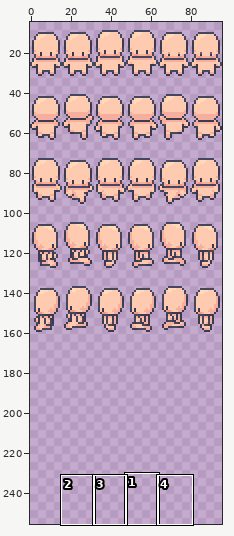
Sprite sheet: assets/characters/body/body_2.png. The first picture is a wide view before the edit; the outline marks the close-up.
Close-up. Before the edit:
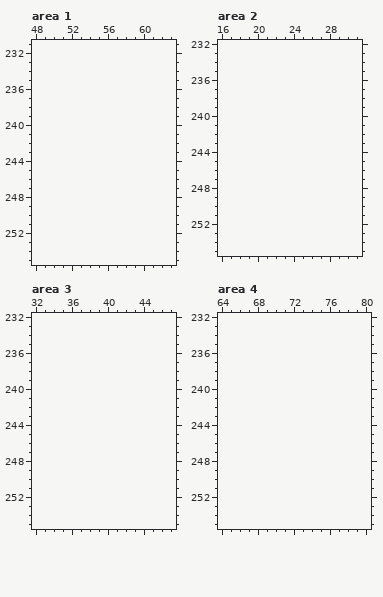
The file is 192x320 pixels, drawn in blocks of 2x2; one block is one cell here. Shown: area 1: x 48..63, y 231..255; area 2: x 16..31, y 232..255; area 3: x 32..47, y 232..255; area 4: x 64..80, y 232..255. The old version is drawn lined up with the new one, on the new canvas. The wide view leaves out empty margins. The commit also changed other parts of the picture, which this record leaves out.
And afterwards:
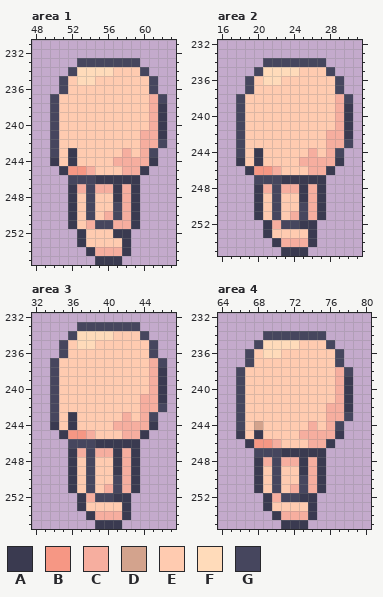
Palette (. is transparent): A #3a3a50  B #f69784  C #f6ae9f  D #d3a38d  E #ffcbb0  F #ffdbba  G #46465e
What changed:
canvas 96x160 -> 96x256
Changed rows in their new state; - is an unchanged pixel.
Area 1:
first column x 50:
233 ---GGGGGGG---
234 --GFFFFEEEG--
235 -GEFFEEEEEEG-
236 -GEEEEEEEEEG-
237 GEEEEEEEEEECG
238 GEEEEEEEEEECA
239 GEEEEEEEEEECA
240 GEEEEEEEEEECA
241 GEEEEEEEEECCA
242 GEEEEEEEEECCG
243 GEAEEEEECECG-
244 AEAEEEECCCCA-
245 -ABBCEEECCA--
246 --GGGAAAAA---
247 --ACGCCACA---
248 --AEGEEACA---
249 --AEGEEGCA---
250 --AEGECGCA---
251 --AECGGCCA---
252 ---AEEEAA----
253 ---AEEEEA----
254 ----ACCCA----
255 -----AAA-----
Area 2:
first column x 18:
234 ---GGGGGGG---
235 --GFFFFEEEG--
236 -GEFFEEEEEEG-
237 -GEEEEEEEEEG-
238 GEEEEEEEEEECG
239 GEEEEEEEEEECA
240 GEEEEEEEEEECA
241 GEEEEEEEEEECA
242 GEEEEEEEEECCA
243 GEEEEEEEEECCG
244 GEAEEEEECECG-
245 AEAEEEECCCCA-
246 -ABBCEEECCA--
247 --GGGAAAAA---
248 --ACGCCACA---
249 --AEGEEACA---
250 --AEGEEGCA---
251 --AEGECGCA---
252 ---ACGGAA----
253 ---AEEEEA----
254 ----ACCCA----
255 -----AAA-----
Area 3:
first column x 34:
233 ---GGGGGGG---
234 --GFFFFEEEG--
235 -GEFFEEEEEEG-
236 -GEEEEEEEEEG-
237 GEEEEEEEEEECG
238 GEEEEEEEEEECA
239 GEEEEEEEEEECA
240 GEEEEEEEEEECA
241 GEEEEEEEEECCA
242 GEEEEEEEEECCG
243 GEAEEEEECECG-
244 AEAEEEECCCCA-
245 -ABBCEEECCA--
246 --GGGAAAAA---
247 --ACGCCACA---
248 --AEGEEACA---
249 --AEGEEACA---
250 --AEGEEGCA---
251 --AEGECGCA---
252 ---ACGGAA----
253 ---AEEEEA----
254 ----ACCCA----
255 -----AAA-----
Area 4:
first column x 66:
234 ---GGGGGGG---
235 --GFFFFEEEG--
236 -GEFFEEEEEEG-
237 -GEEEEEEEEEG-
238 GEEEEEEEEEECG
239 GEEEEEEEEEECA
240 GEEEEEEEEEECA
241 GEEEEEEEEEECA
242 GEEEEEEEEECCA
243 GEEEEEEEEECCG
244 GEDEEEEECECG-
245 AEAEEEECCCCA-
246 -ABBCEEECCA--
247 --GGGAAAAA---
248 --ACGCCACA---
249 --AEGEEACA---
250 --AEGEEGCA---
251 --AEGECGCA---
252 ---ACGGAA----
253 ---AEEEEA----
254 ----ACCCA----
255 -----AAA-----
Boxes around the changes in both close-ups, in picture pixels (x1, y1, x2, y2):
added: (50, 58, 167, 265)
added: (236, 58, 353, 256)
added: (50, 322, 167, 529)
added: (236, 331, 353, 529)
